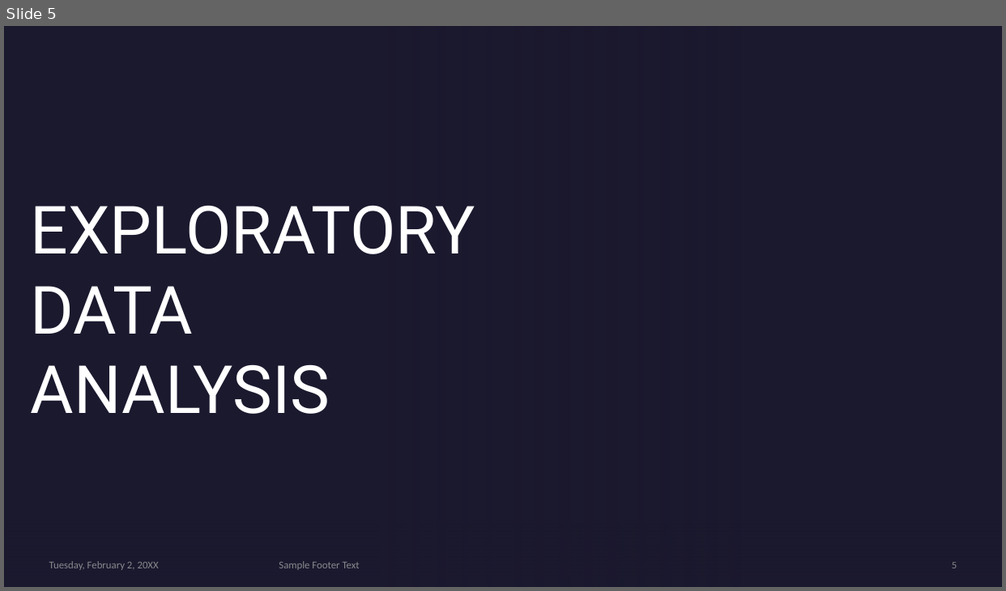
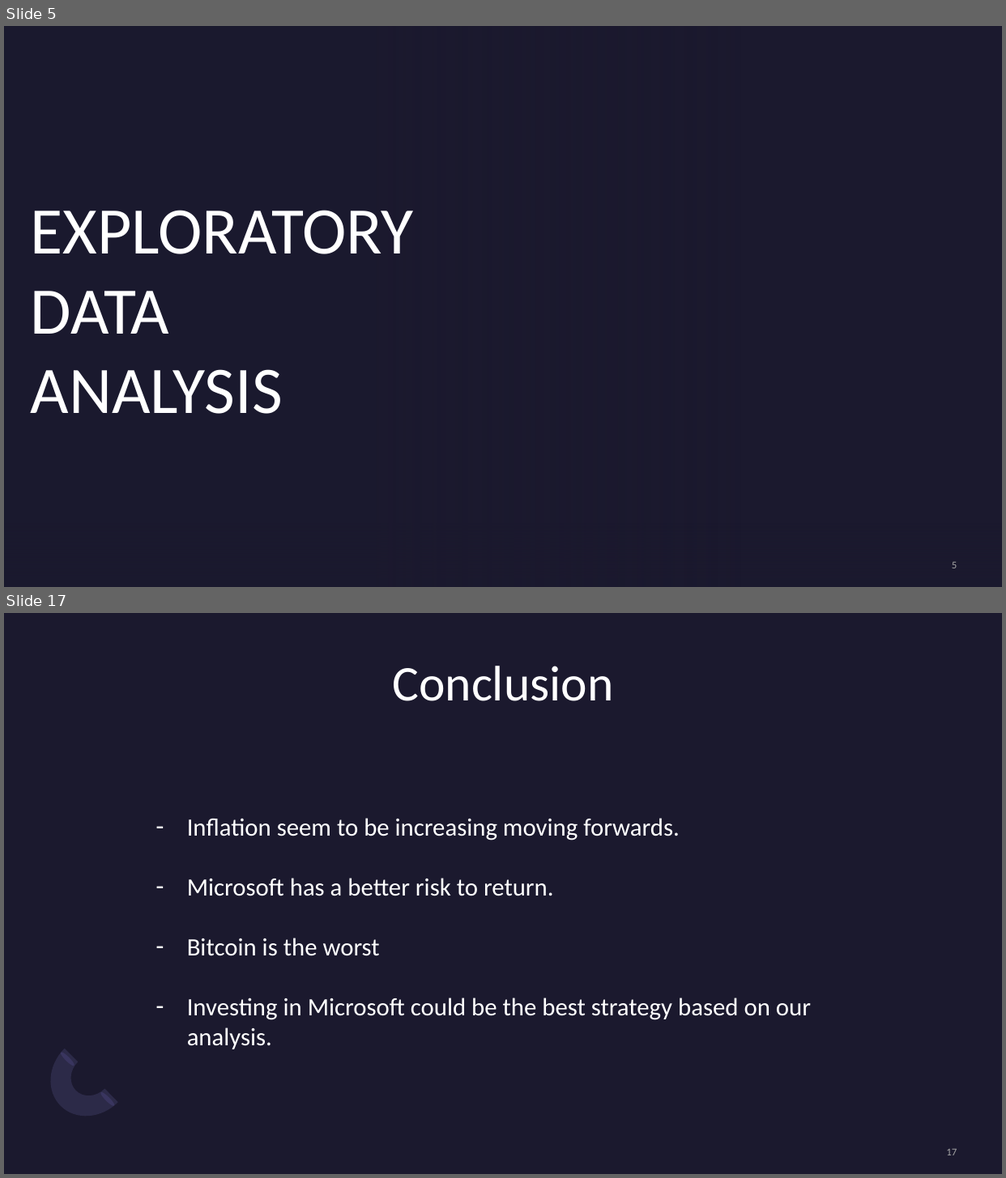
Before and after one commit to kwanda2426/kwanda_mlondi, a slide deck: STOCK MARKET INVESTMENT STRATEGY.pptx. Shown one above the other, each under a label of ours: slide 5 before the commit, slides 5 and 17 after it; the slides between them are not shown. The pictures are 1006x591 and 1006x1178 pixels, drawn with LibreOffice and Linux fonts; fonts in the diff are those of the drawing; background and template pictures are left out. Boxes give left, top, right and bottom in pixels: in the first picture for what was removed or moved away, otherwise in the second. Text is boxed around its words. In the diff, an @@ line names an element or a change of style, - is before the commit and + after.

```diff
--- a/STOCK MARKET INVESTMENT STRATEGY.pptx
+++ b/STOCK MARKET INVESTMENT STRATEGY.pptx
@@ slide 17 added at bbox=[4, 613, 1002, 1174], background #1B192E @@
@@ title added at bbox=[392, 666, 613, 701], 48 pt, text #FFFFFF @@
+Conclusion
@@ text added at bbox=[187, 818, 811, 1050], 24 pt, text #FFFFFF @@
+– Inflation seem to be increasing moving forwards.
+– Microsoft has a better risk to return.
+– Bitcoin is the worst
+– Investing in Microsoft could be the best strategy based on our analysis.
@@ freeform shape added at bbox=[33, 1049, 117, 1133], fill #746EB3 at 20% opacity @@
@@ ellipse added at bbox=[59, 1050, 76, 1067], fill #2B274A @@
@@ ellipse added at bbox=[99, 1091, 116, 1108], fill #2B274A @@
@@ page number added at bbox=[946, 1149, 957, 1156], 10 pt, text #A5A5A5 @@
+17
@@ slide 5 changed as well @@
@@ title "EXPLORATORY DATA ANALYSIS" at bbox=[31, 210, 414, 414]: font Roboto to Calibri @@
@@ page number at bbox=[952, 562, 957, 569]: text colour #A6A6A6 at 80% opacity to #A5A5A5 @@
@@ text removed at bbox=[49, 561, 159, 570] @@
-Tuesday, February 2, 20XX
@@ text removed at bbox=[279, 561, 360, 570] @@
-Sample Footer Text
```
Also in this commit, not shown: 5 other slides changed, 12 other slides added, 11 slides removed, 3 other files.
